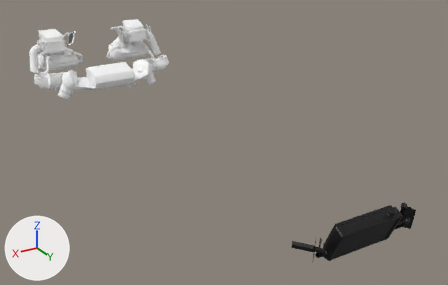
What one commit did to the glTF model source/raw/base/vehicles/docworks/v_sport3_docworks_arcadia_mkv/entities/meshes/doc_arcadia__ext01_engine_01_lower.glb.
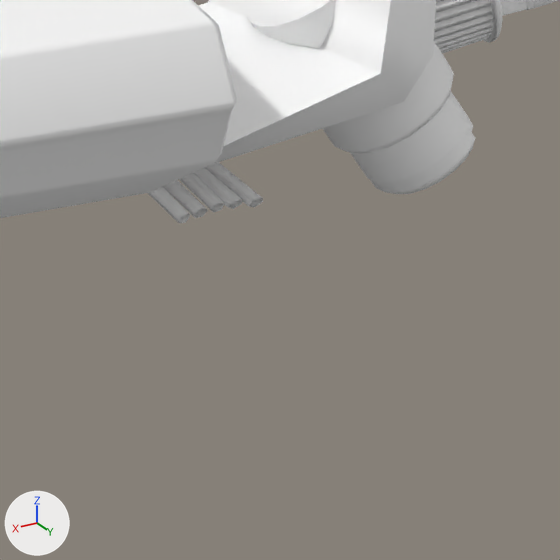
Each version is shown whole from a 50 mm lens placed at (2.68, 5.18, 1.9), pointed at (-0.29, 0.23, -0.57), then close up on the part from 26% to 36% of the width and 24% to 41% of the height. Arrows for +X, +Y and +Z are at lower left; the lights stay in place. Vertices at the same position are counted once.

In view in the first close-up: 'submesh_00_LOD_1.119', 'submesh_02_LOD_1.098'.
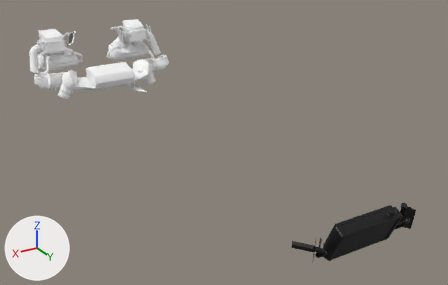
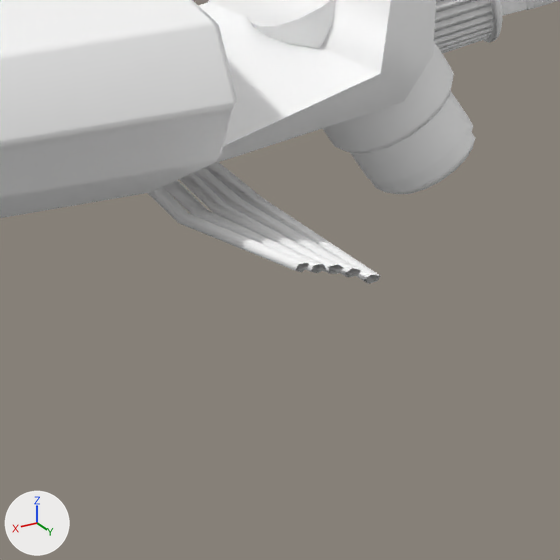
Where the change shows, as pixel boxes (x1, y1, x2, y2) in the close-ups (560 x 560 px):
'submesh_02_LOD_1.098', reshaped
    before: (0, 0, 559, 223)
    after: (0, 0, 559, 284)
part 1 of me_submesh_02_lod_1_098, added
    after: (179, 198, 380, 284)

What changed in the scene script:
```text
Change me_submesh_02_lod_1_098:
    used by ob_submesh_02_lod_1_098; location = (0.0, 0.0, 0.0)
    remove me_submesh_02_lod_1_098.from_pydata(...)  # 7315 vertices, 11917 faces; spans x -0.92..0.92, y -2.82..2.64, z -0.69..0.1
    add me_submesh_02_lod_1_098.from_pydata(...)  # 7340 vertices, 11967 faces; spans x -0.92..0.92, y -2.82..2.64, z -0.69..0.1
    me_submesh_02_lod_1_098 part 1
    10 vertices are added at x -0.33..-0.25, y -1.77..-1.74, z -0.62..-0.59
    5 new vertices lie (0.0, 0.32, 0.01) away from vertices in x -0.35..-0.31, y -2.08, z -0.63..-0.62
    5 new vertices lie (0.01, 0.32, 0.0) away from vertices in x -0.36..-0.31, y -2.09..-2.08, z -0.64..-0.62
    5 new vertices lie (0.0, 0.32, 0.03) away from vertices in x -0.29..-0.25, y -2.08..-2.07, z -0.63
    50 new faces join them
```
